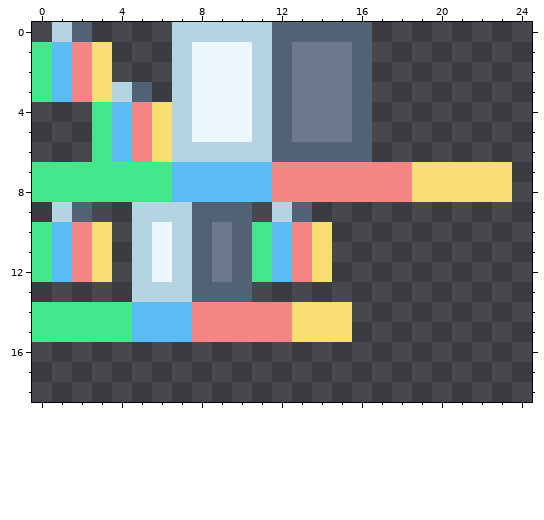
Two states of a pixel-art sprite, fk_RP/textures/entity/skelemite.png. Above, as it was before the edit.
The file is 32x32 pixels. Colours within 5 levels of each other are drawn and written as one. Shown: x 0..24, y 0..18.
Once edited:
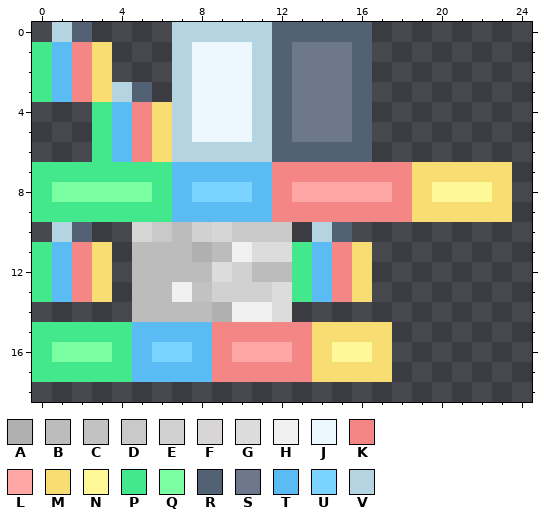
Palette (. is transparent): A #b0b0b0  B #bcbcbc  C #c2c2c2  D #c9c9c9  E #d1d1d1  F #d7d5d5  G #dcdcdc  H #f1f1f1  J #ecf8fd  K #f48686  L #ffa7a4  M #f8dd72  N #fff899  P #43e88d  Q #7bffa3  R #536174  S #6e788c  T #5bbcf4  U #7bd4ff  V #b4d4e1
What changed:
y 8: x 1..5 PPPPP -> QQQQQ; x 8..10 TTT -> UUU; x 13..17 KKKKK -> LLLLL; x 20..22 MMM -> NNN
y 9: x 0..23 .VR..VVVRRR.VR.......... -> PPPPPPPTTTTTKKKKKKKMMMMM
y 10: x 0..3 PTKM -> .VR.; x 5..15 VJVRSRPTKM. -> FDBEFDDD.VR
y 11: x 5..16 VJVRSRPTKM.. -> BBBABHGGPTKM
y 12: x 5..16 VJVRSRPTKM.. -> BBBBGEBBPTKM
y 13: x 0..3 .... -> PTKM; x 5..16 VVVRRR...... -> BBHCEEEGPTKM
y 14: x 0..15 PPPPPTTTKKKKKMMM -> .....BBBBAHHG...
y 15: x 8 K -> T; x 13 M -> K; x 16..17 .. -> MM
y 16: x 0..17 .................. -> PQQQPTUUTKLLLKMNNM
y 17: x 0..17 .................. -> PPPPPTTTTKKKKKMMMM
Changed places in both pictures, as pixel boxes (x1, y1, x2, y2):
changed: (32, 182, 512, 382)
